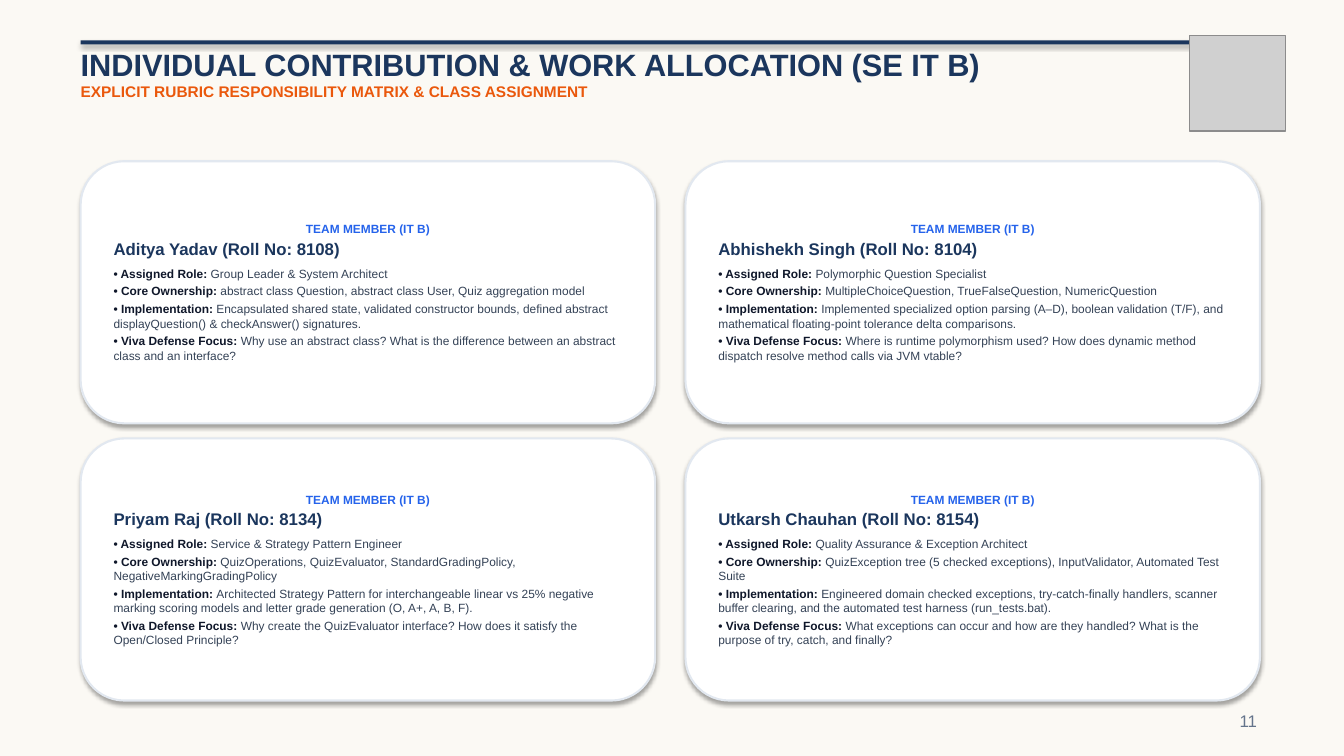
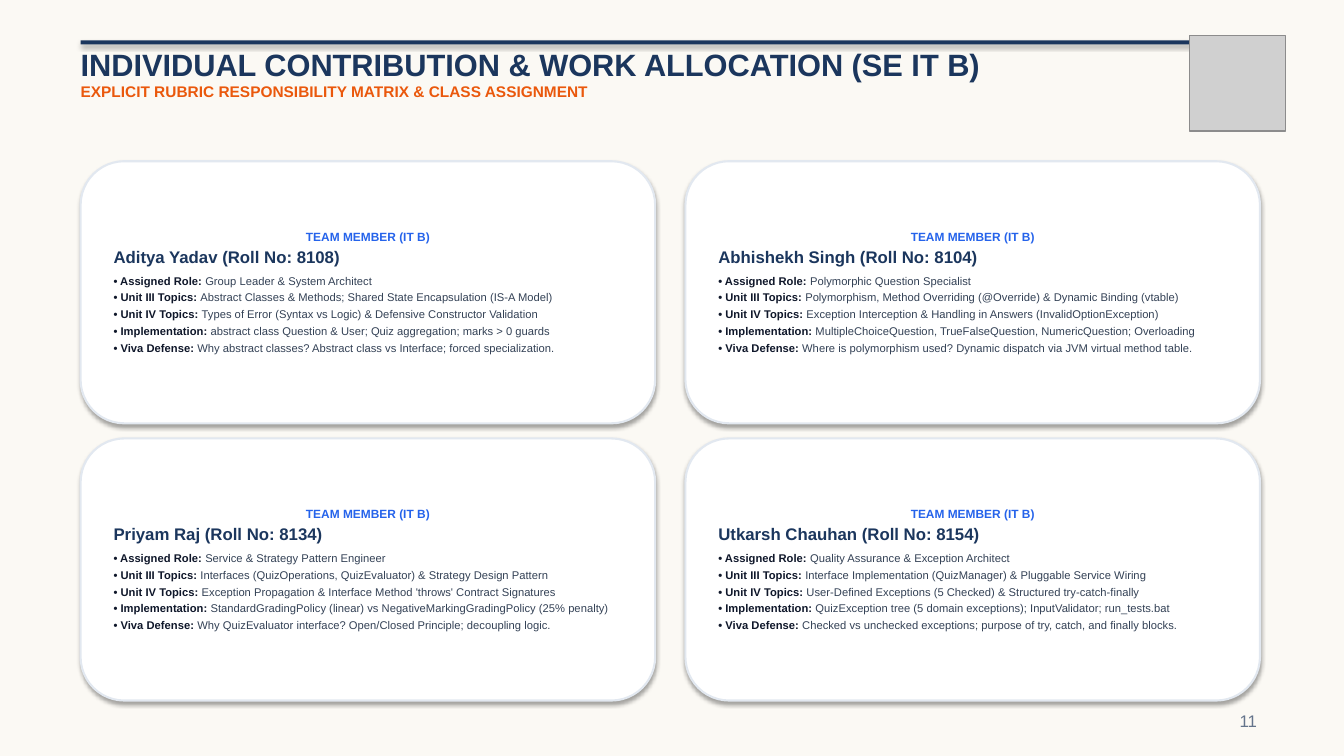
Before and after one commit to abhisheksinghapsb-gif/Online-Quiz-Management-System, a slide deck: slide 11 of Online_Quiz_Management_System_Presentation.pptx. Drawn at 1344x756 pixels with LibreOffice and Linux fonts; fonts in the diff are those of the drawing; grey boxes stand for pictures. Boxes give left, top, right and bottom in pixels: in the first picture for what was removed or moved away, otherwise in the second. Text is boxed around its words. In the diff, an @@ line names an element or a change of style, - is before the commit and + after.

Commit message:
Update PPT slides with explicit Unit III & Unit IV syllabus topic division for each teammate

```diff
--- a/Online_Quiz_Management_System_Presentation.pptx
+++ b/Online_Quiz_Management_System_Presentation.pptx
@@ text in rounded rectangle at bbox=[120, 277, 372, 287]: size 8.5 to 8 pt in "• Assigned Role: Group Leader & System ..." @@
@@ text in rounded rectangle at bbox=[121, 293, 554, 355]: text changed; size 8.5 to 8 pt @@
-• Core Ownership: abstract class Question, abstract class User, Quiz aggregation model
-• Implementation: Encapsulated shared state, validated constructor bounds, defined abstract displayQuestion() & checkAnswer() signatures.
-• Viva Defense Focus: Why use an abstract class? What is the difference between an abstract class and an interface?
+• Unit III Topics: Abstract Classes & Methods; Shared State Encapsulation (IS-A Model)
+• Unit IV Topics: Types of Error (Syntax vs Logic) & Defensive Constructor Validation
+• Implementation: abstract class Question & User; Quiz aggregation; marks > 0 guards
+• Viva Defense: Why abstract classes? Abstract class vs Interface; forced specialization.
@@ text in rounded rectangle at bbox=[725, 293, 1195, 355]: text changed; size 8.5 to 8 pt @@
-• Core Ownership: MultipleChoiceQuestion, TrueFalseQuestion, NumericQuestion
-• Implementation: Implemented specialized option parsing (A–D), boolean validation (T/F), and mathematical floating-point tolerance delta comparisons.
-• Viva Defense Focus: Where is runtime polymorphism used? How does dynamic method dispatch resolve method calls via JVM vtable?
+• Unit III Topics: Polymorphism, Method Overriding (@Override) & Dynamic Binding (vtable)
+• Unit IV Topics: Exception Interception & Handling in Answers (InvalidOptionException)
+• Implementation: MultipleChoiceQuestion, TrueFalseQuestion, NumericQuestion; Overloading
+• Viva Defense: Where is polymorphism used? Dynamic dispatch via JVM virtual method table.
@@ text in rounded rectangle at bbox=[725, 277, 971, 287]: size 8.5 to 8 pt in "• Assigned Role: Polymorphic Question Specialist" @@
@@ text in rounded rectangle at bbox=[120, 554, 386, 564]: size 8.5 to 8 pt in "• Assigned Role: Service & Strategy Pattern ..." @@
@@ text in rounded rectangle at bbox=[725, 554, 1010, 564]: size 8.5 to 8 pt in "• Assigned Role: Quality Assurance & Exception ..." @@
@@ text in rounded rectangle at bbox=[121, 571, 608, 632]: text changed; size 8.5 to 8 pt @@
-• Core Ownership: QuizOperations, QuizEvaluator, StandardGradingPolicy, NegativeMarkingGradingPolicy
-• Implementation: Architected Strategy Pattern for interchangeable linear vs 25% negative marking scoring models and letter grade generation (O, A+, A, B, F).
-• Viva Defense Focus: Why create the QuizEvaluator interface? How does it satisfy the Open/Closed Principle?
+• Unit III Topics: Interfaces (QuizOperations, QuizEvaluator) & Strategy Design Pattern
+• Unit IV Topics: Exception Propagation & Interface Method 'throws' Contract Signatures
+• Implementation: StandardGradingPolicy (linear) vs NegativeMarkingGradingPolicy (25% penalty)
+• Viva Defense: Why QuizEvaluator interface? Open/Closed Principle; decoupling logic.
@@ text in rounded rectangle at bbox=[725, 571, 1177, 632]: text changed; size 8.5 to 8 pt @@
-• Core Ownership: QuizException tree (5 checked exceptions), InputValidator, Automated Test Suite
-• Implementation: Engineered domain checked exceptions, try-catch-finally handlers, scanner buffer clearing, and the automated test harness (run_tests.bat).
-• Viva Defense Focus: What exceptions can occur and how are they handled? What is the purpose of try, catch, and finally?
+• Unit III Topics: Interface Implementation (QuizManager) & Pluggable Service Wiring
+• Unit IV Topics: User-Defined Exceptions (5 Checked) & Structured try-catch-finally
+• Implementation: QuizException tree (5 domain exceptions); InputValidator; run_tests.bat
+• Viva Defense: Checked vs unchecked exceptions; purpose of try, catch, and finally blocks.
```
Also in this commit, not shown: 3 other files.
